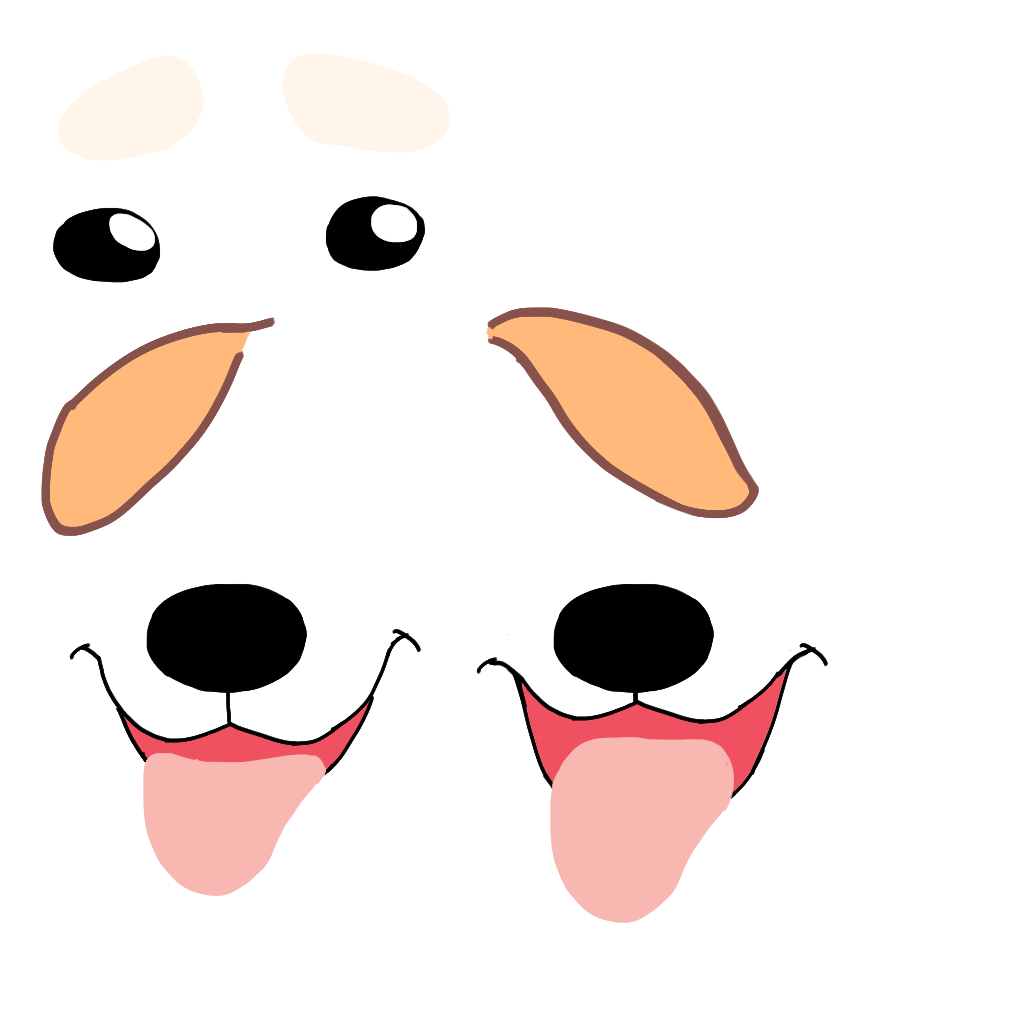
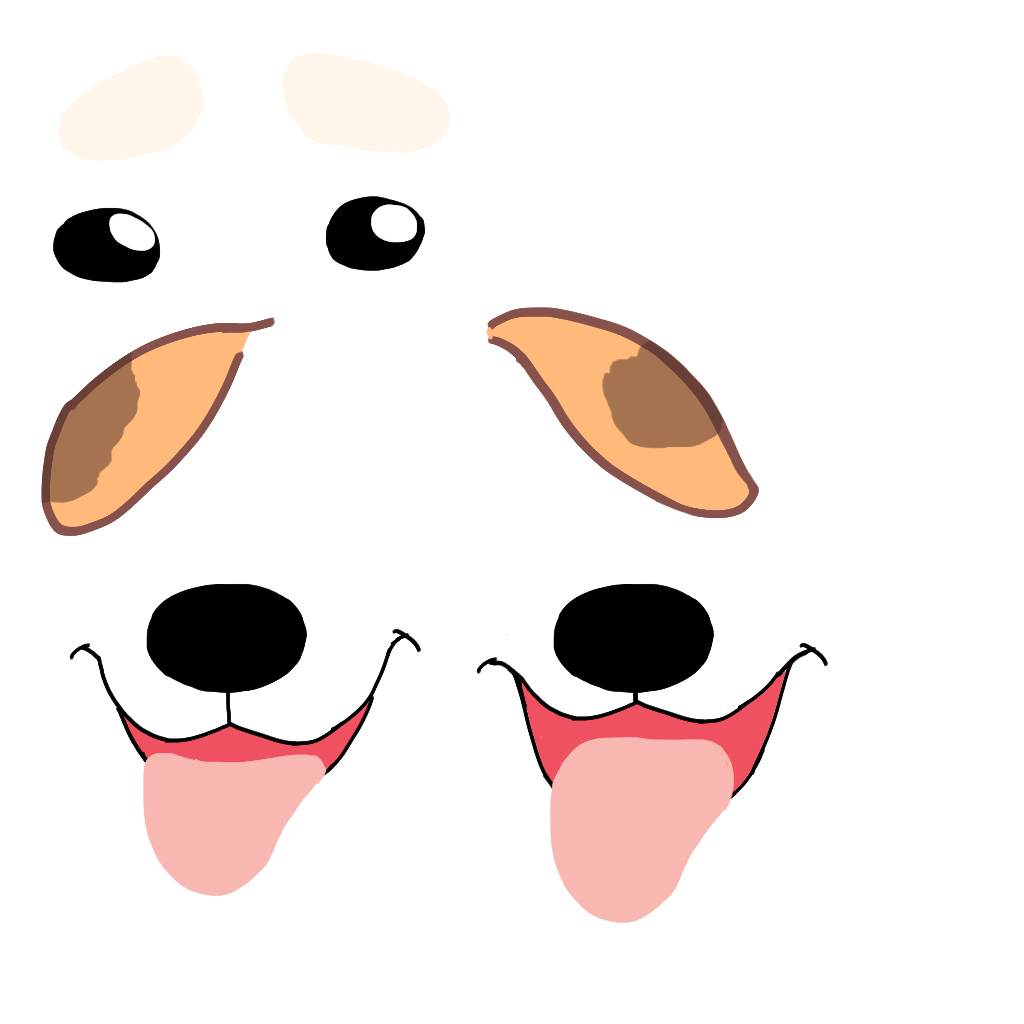
Layer changes from the first w=1024, h=1024 image to the second:
added layer "Layer 9" (50%) above "Layer 5" over 41, 340, 724, 503
